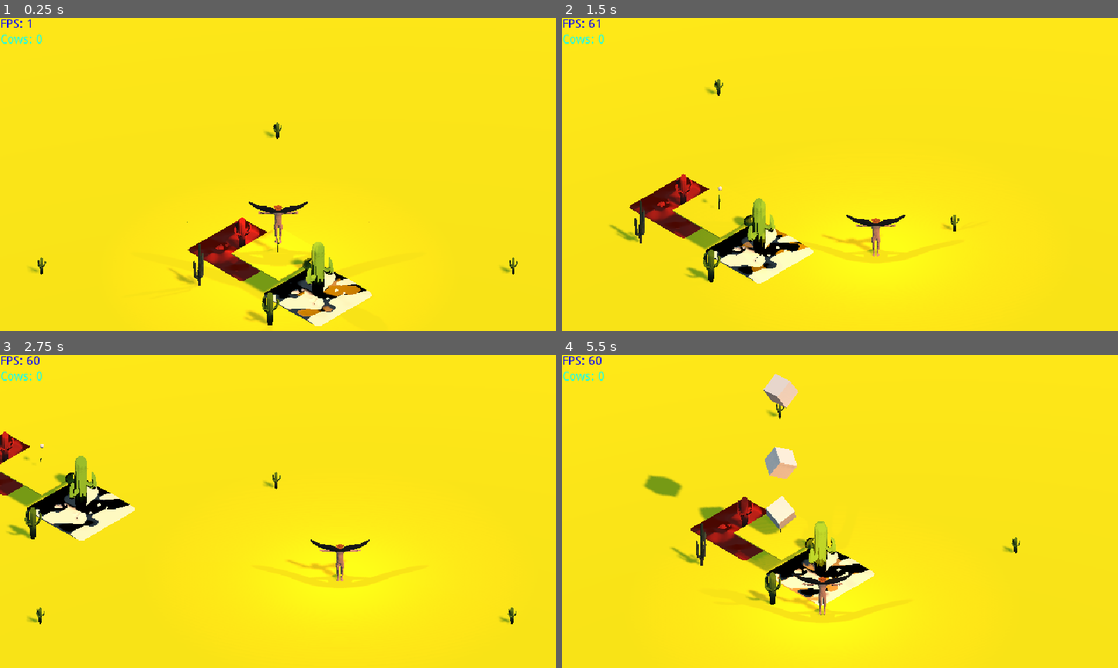
Above: before the commit, frames 1-4 (two rows, left to right).
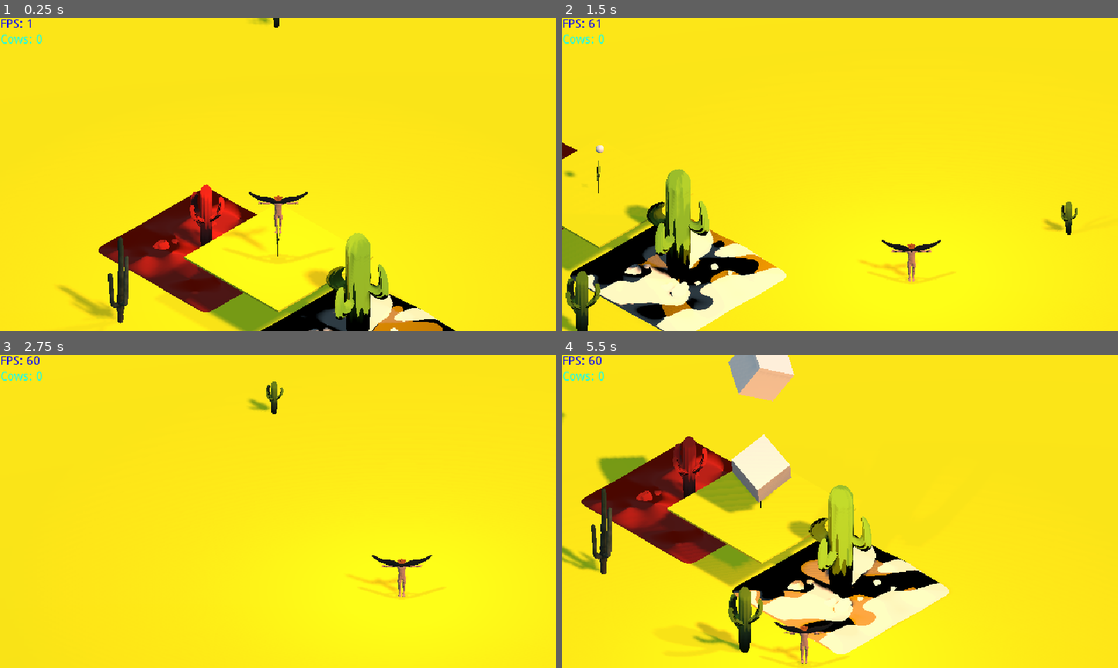
Above: after the commit, the same moments.

Repository: Wharfiggle/GRAZER
Game: Godot game, scene res://Levels/Level.tscn
Two runs of this game, one before a commit and one after it. Both use one fixed random seed, a clock stepped at 60 frames per second and the inputs below.
Inputs:
- Up to frame 1 (0.25 s): no input
- Up to frame 2 (1.5 s): hold Right (ui_right) 0.53-1.28 s; hold O (cowParty) 0.53-1.28 s; tap Space (jump) at 0.77 s; hold Down (ui_down) from 1.28 s (still down); tap 9 (shoot) at 1.35 s
- Up to frame 3 (2.75 s): tap Space (jump) at 1.52 s; release Down (ui_down) at 2.03 s; hold Right (ui_right) from 2.03 s (still down); hold O (cowParty) from 2.03 s (still down)
- Up to frame 4 (5.5 s): release Right (ui_right) at 2.78 s; release O (cowParty) at 2.78 s; hold Up (ui_up) 2.78-3.53 s; tap 9 (shoot) at 2.85, 4.35 s; tap Space (jump) at 3.02, 3.77, 4.52 s; hold O (cowParty) 3.53-4.28 s; hold Left (ui_left) 3.53-5.03 s; hold Down (ui_down) from 5.03 s (still down); hold O (cowParty) from 5.03 s (still down)

The runs differ from the first frame. In frame 1, 15% of the frame differs, in the area x 5-94%, y 0-100%; in frame 2, 14%; in frame 3, 5.0%; in frame 4, 23%, in the area x 0-83%, y 0-99%.
Error in both runs: Invalid get index 'global_transform' (on base: 'null instance'). (res://Scripts/Ball.gd:112)

Commit message:
Cow Pushing Eachother

Diff:
--- a/Grazer/Prefabs/Ball.tscn
+++ b/Grazer/Prefabs/Ball.tscn
@@ -9,10 +9,9 @@
 script = ExtResource( 1 )
 
 [node name="Cowboy_V2" parent="." instance=ExtResource( 2 )]
-transform = Transform( 2, 0, 0, 0, 2, 0, 0, 0, 2, 0, 0, 0 )
 
 [node name="CollisionShape" type="CollisionShape" parent="."]
-transform = Transform( 1, 0, 0, 0, 2, 0, 0, 0, 1, 0, 2, 0 )
+transform = Transform( 0.5, 0, 0, 0, 1, 0, 0, 0, 0.5, 0, 1, 0 )
 shape = SubResource( 1 )
 
 [node name="OmniLight" type="OmniLight" parent="."]
--- a/Grazer/Prefabs/Camera.tscn
+++ b/Grazer/Prefabs/Camera.tscn
@@ -3,9 +3,9 @@
 [ext_resource path="res://Scripts/PixelCameraFollow.gd" type="Script" id=1]
 
 [node name="Camera" type="Camera"]
-transform = Transform( 0.707107, -0.40558, 0.579228, 0, 0.819152, 0.573576, -0.707107, -0.40558, 0.579228, 30, 36, 30 )
+transform = Transform( 0.707107, -0.40558, 0.579228, 0, 0.819152, 0.573576, -0.707107, -0.40558, 0.579228, 30, 33, 30 )
 projection = 1
-size = 30.0
+size = 15.0
 far = 150.0
 script = ExtResource( 1 )
 incrementalCamera = false
--- a/Grazer/Prefabs/Cow.tscn
+++ b/Grazer/Prefabs/Cow.tscn
@@ -9,14 +9,13 @@
 [node name="Cow" type="KinematicBody"]
 collision_layer = 2
 script = ExtResource( 1 )
-accDampRandOffset = 20.0
 
 [node name="CollisionShape" type="CollisionShape" parent="."]
-transform = Transform( 1, 0, 0, 0, 1.8, 0, 0, 0, 2, 0, 1.8, 0 )
+transform = Transform( 0.5, 0, 0, 0, 0.9, 0, 0, 0, 1, 0, 0.9, 0.05 )
 shape = SubResource( 1 )
 
 [node name="CowV1" parent="." instance=ExtResource( 3 )]
-transform = Transform( 2.38498e-08, 0, -2, 0, 2.35, 0, 2, 0, 2.38498e-08, 0.1, 0, 0.25 )
+transform = Transform( -4.37114e-08, 0, -1, 0, 1.2, 0, 1, 0, -4.37114e-08, 0.075, 0, 0.25 )
 
 [node name="mumu" parent="." instance=ExtResource( 2 )]
 transform = Transform( -1, 0, -8.74228e-08, 0, 1, 0, 8.74228e-08, 0, -1, 0, 0, 0 )
--- a/Grazer/Scripts/Cow.gd
+++ b/Grazer/Scripts/Cow.gd
@@ -4,15 +4,18 @@
 export (float) var targetSpeed = 8.0
 export (float) var accelerationModifier = 0.1
 export (float) var accelerationDampening = 30.0
-export (float) var accDampRandOffset = 10.0
+export (float) var accDampRandOffset = 20.0
 export (float) var lookSpeed = 3.0
 export (float) var followDistance = 5.0
+export (float) var pushStrength = 1.0
+export (float) var pushDistanceThreshold = 1.0
 var target
 var velocity = Vector3(0, 0, 0)
 var speed = 0.0
 var acceleration = 0.0
 var rng = RandomNumberGenerator.new()
-
+var follow = true
+var pushVel = Vector2(0, 0)
 
 # Called when the node enters the scene tree for the first time.
 func _ready():
@@ -38,21 +41,45 @@
 				atan2(targetVector.x, targetVector.y),
 				lookSpeed * delta)
 
-		var dist = sqrt(pow(targetVector.x, 2) + pow(targetVector.y, 2))
-		var prevAcc = acceleration
-		acceleration = accelerationModifier * (dist - followDistance)
-		if(acceleration < 0 && speed > 0):
-			acceleration = max(acceleration * accelerationDampening, -speed)
-		if(acceleration > 0 && speed < 0):
-			acceleration = min(acceleration * accelerationDampening, -speed)
-		speed += acceleration
-		speed = max(min(speed, targetSpeed), -targetSpeed)
-		velocity.x = -sin(rotation.y) * speed
-		velocity.z = -cos(rotation.y) * speed
+		if(follow):
+			var dist = sqrt(pow(targetVector.x, 2) + pow(targetVector.y, 2))
+			var prevAcc = acceleration
+			acceleration = accelerationModifier * (dist - followDistance)
+			if(acceleration < 0 && speed > 0):
+				acceleration = max(acceleration * accelerationDampening, -speed)
+			if(acceleration > 0 && speed < 0):
+				acceleration = min(acceleration * accelerationDampening, -speed)
+			speed += acceleration
+			speed = max(min(speed, targetSpeed), -targetSpeed)
+			velocity.x = -sin(rotation.y) * speed
+			velocity.z = -cos(rotation.y) * speed
+		else:
+			velocity.x = 0
+			velocity.z = 0
+
+	var herd = get_tree().get_nodes_in_group("herd")
+	var avgDirVec = Vector2(0, 0)
+	var avgDist = 0
+	var cowNum = 0
+	for i in herd:
+		var cowDirVec = Vector2(translation.x - i.translation.x, translation.z - i.translation.z)
+		print("cowDirVec: " + str(cowDirVec))
+		var dist = -min(pushDistanceThreshold, sqrt(pow(cowDirVec.x, 2) + pow(cowDirVec.y, 2)))
+		dist += pushDistanceThreshold
+		avgDist += dist
+		if(dist > 0):
+			cowNum += 1
+		print("dist: " + str(dist))
+		avgDirVec += cowDirVec
+	avgDirVec = avgDirVec.normalized()
+	if(cowNum != 0):
+		avgDist /= cowNum
+	pushVel = avgDirVec * avgDist * pushStrength
+	print("pushVel: " + str(pushVel))
 
 	velocity.y -= 30 * delta
 	if(is_on_floor()):
 		velocity.y = -0.1
 	elif(transform.origin.y < -20.0):
 		transform.origin = Vector3(0, 10, 0)
-	move_and_slide(velocity, Vector3.UP)
+	move_and_slide(velocity + Vector3(pushVel.x, 0, pushVel.y), Vector3.UP)
